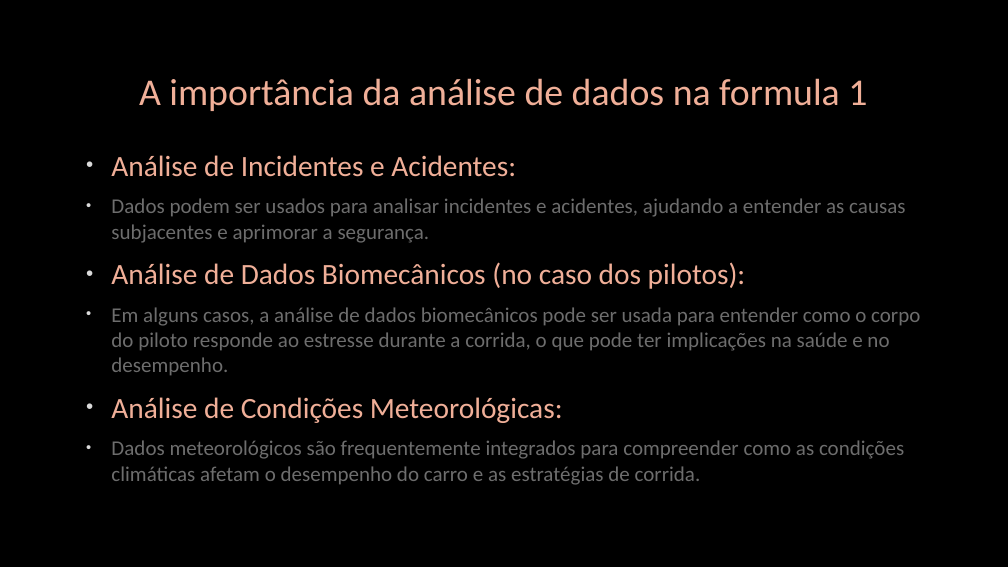
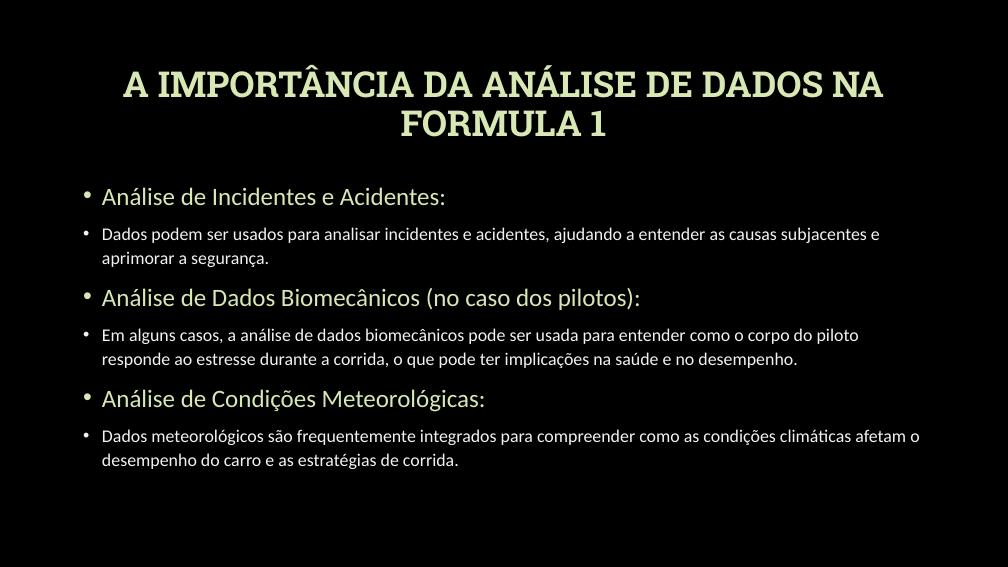
Before and after one commit to yuri0703/CodeSquad, a slide deck: slide 7 of Análise de dados exploratória.pptx. Drawn at 1008x567 pixels with LibreOffice and Linux fonts; fonts in the diff are those of the drawing; background and template pictures are left out. Boxes give left, top, right and bottom in pixels: in the first picture for what was removed or moved away, otherwise in the second. Text is boxed around its words. In the diff, an @@ line names an element or a change of style, - is before the commit and + after.

```diff
--- a/Análise de dados exploratória.pptx
+++ b/Análise de dados exploratória.pptx
@@ title at bbox=[123, 64, 884, 137]: text changed; size 36 to 34 pt; font Calibri to Roboto Slab; text colour #F0AF98 to #D8E8B4; bold on @@
-A importância da análise de dados na formula 1
+A IMPORTÂNCIA DA ANÁLISE DE DADOS NA FORMULA 1
@@ text "Análise de Incidentes e Acidentes:": place and size @@
-text "Análise de Incidentes e Acidentes:" at bbox=[111, 155, 920, 485]
+text "Análise de Incidentes e Acidentes:" at bbox=[102, 187, 919, 469]
@@ text "Análise de Incidentes e Acidentes:" at bbox=[102, 187, 919, 469]: size 28 to 23.8 pt, text colour #F0AF98 to #D8E8B4 in "Análise de Incidentes e Acidentes:", "Análise de Dados Biomecânicos (no caso dos ...", "Análise de Condições Meteorológicas:"; letter outline #404040 0.75 pt to none; size 20 to 17 pt, text colour #6D6D6D to #F2F2F2 in "Dados podem ser usados para analisar incidentes ...", "Em alguns casos, a análise de dados ...", "Dados meteorológicos são frequentemente integrados para comp ..."; indent changed; line spacing 1 to 1.1; less space between paragraphs @@
```
Also in this commit, not shown: 6 other slides changed.
